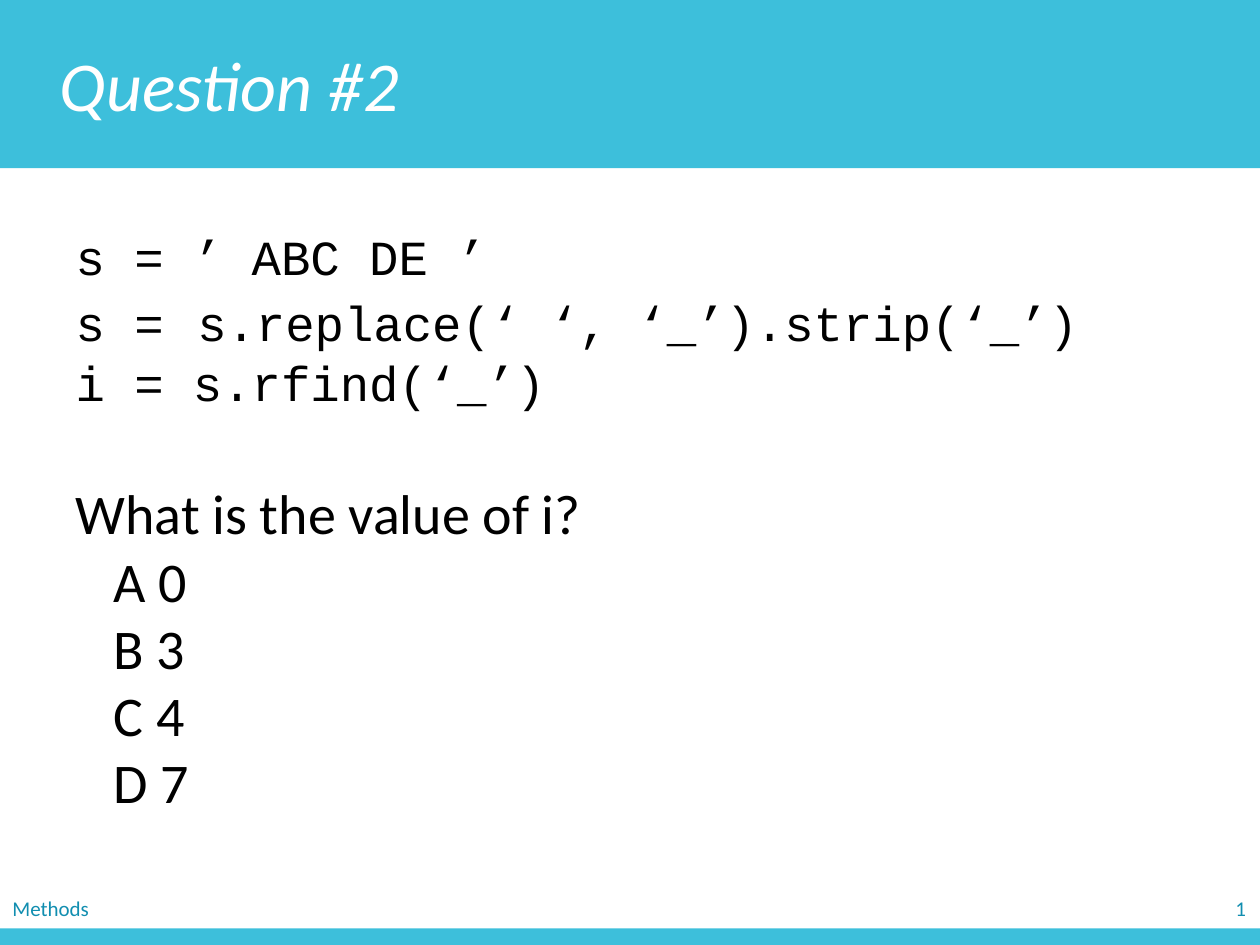
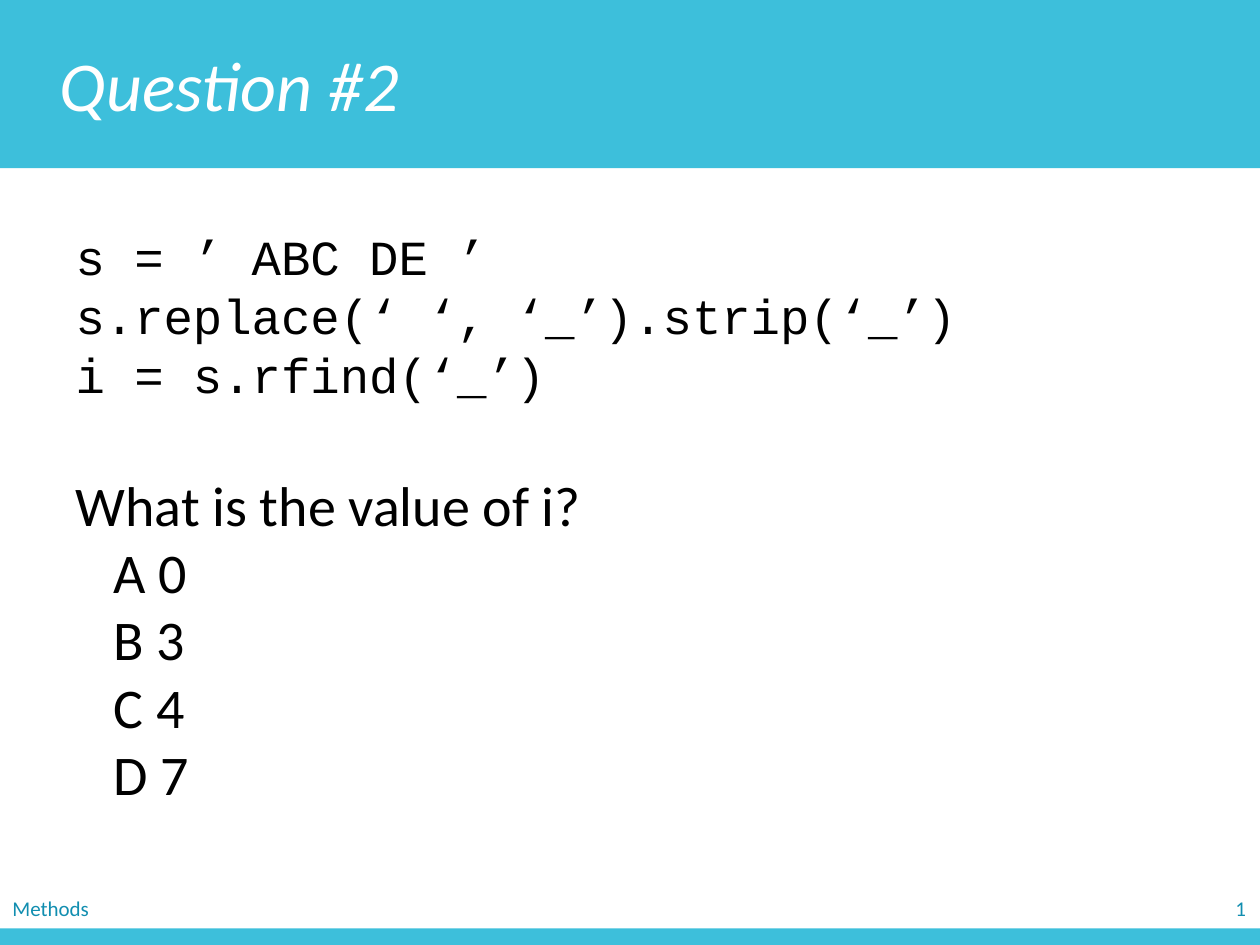
Before and after one commit to zichengliao/zuics101-fa17, a slide deck: slide 7 of lectures/lec06/lec06.pptx (slide 28 before the commit). Drawn at 1260x945 pixels with LibreOffice and Linux fonts; fonts in the diff are those of the drawing. Boxes give left, top, right and bottom in pixels: in the first picture for what was removed or moved away, otherwise in the second. Text is boxed around its words. In the diff, an @@ line names an element or a change of style, - is before the commit and + after.

```diff
--- a/lectures/lec06/lec06.pptx
+++ b/lectures/lec06/lec06.pptx
@@ text at [76, 299, 956, 345]: text changed @@
-s = s.replace(‘ ‘, ‘_’).strip(‘_’)
+s.replace(‘ ‘, ‘_’).strip(‘_’)
```
Also in this commit, not shown: 10 other slides changed, 1 slide added, 3 slides removed, 3 other files.
